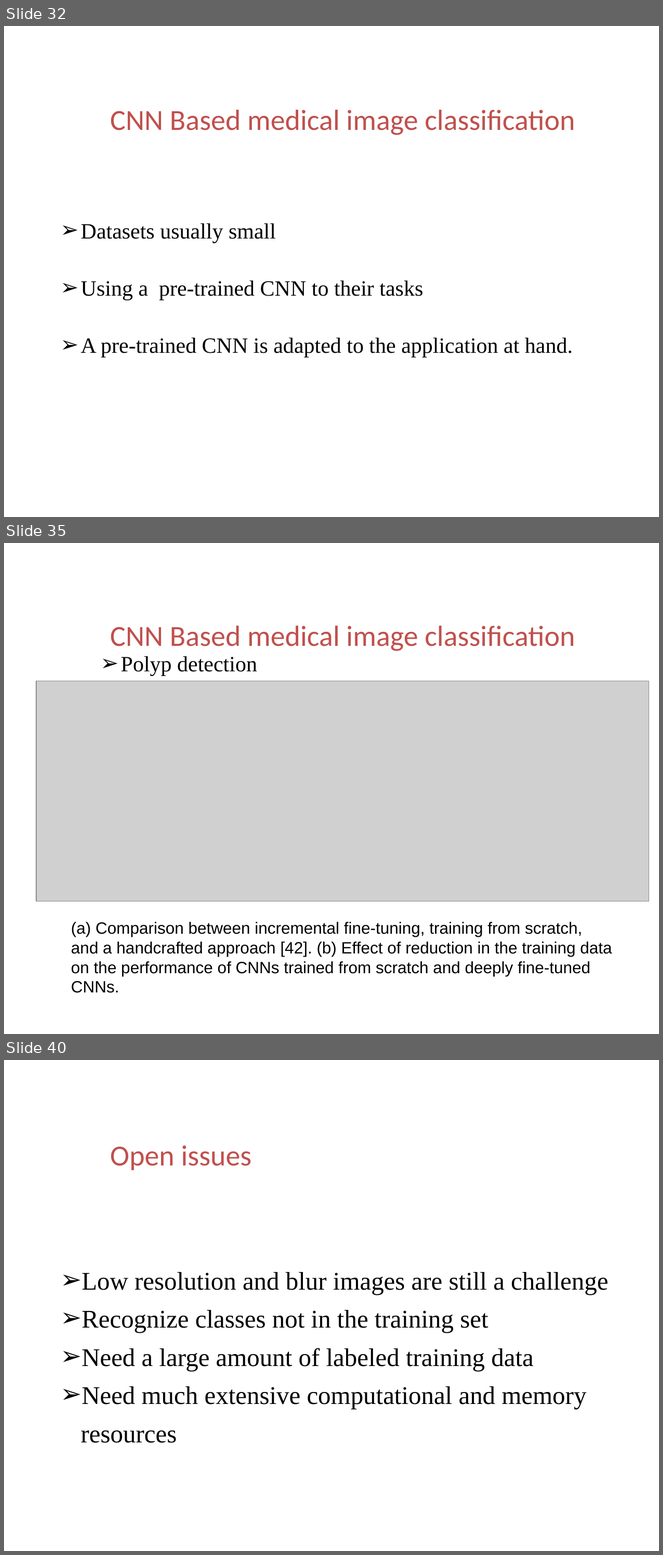
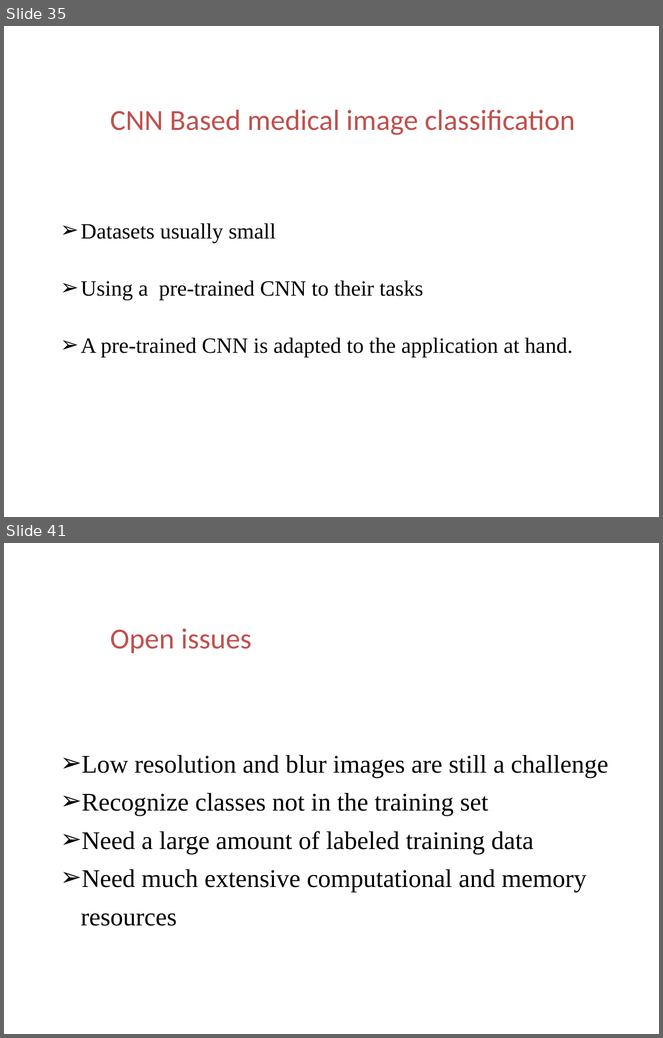
Before and after one commit to ttomchy/CV_2Project, a slide deck: presentation.pptx. Shown one above the other, each under a label of ours: slides 32, 35 and 40 before the commit, slides 35 and 41 after it; the slides between them are not shown. The pictures are 663x1555 and 663x1038 pixels, drawn with LibreOffice and Linux fonts; fonts in the diff are those of the drawing; grey boxes stand for pictures; background and template pictures are left out. Boxes give left, top, right and bottom in pixels: in the first picture for what was removed or moved away, otherwise in the second. Text is boxed around its words. In the diff, an @@ line names an element or a change of style, - is before the commit and + after.

```diff
--- a/presentation.pptx
+++ b/presentation.pptx
@@ slide 35 removed at <box>4,543,659,1034</box>, background picture (left out) @@
@@ text removed at <box>54,616,94,653</box> @@
-04
@@ text removed at <box>110,626,575,651</box> @@
-CNN Based medical image classification
@@ text removed at <box>121,656,257,676</box> @@
-➢ Polyp detection
@@ picture removed at <box>36,681,649,902</box> @@
@@ text removed at <box>71,922,612,993</box> @@
-(a) Comparison between incremental fine-tuning, training from scratch, and a handcrafted approach [42]. (b) Effect of reduction in the training data on the performance of CNNs trained from scratch and deeply fine-tuned CNNs.
@@ what was slide 32 is now slide 35 @@
@@ what was slide 40 is now slide 41 @@
```
Also in this commit, not shown: 3 slides changed, 5 slides added, 3 other slides removed, 1 other file.
